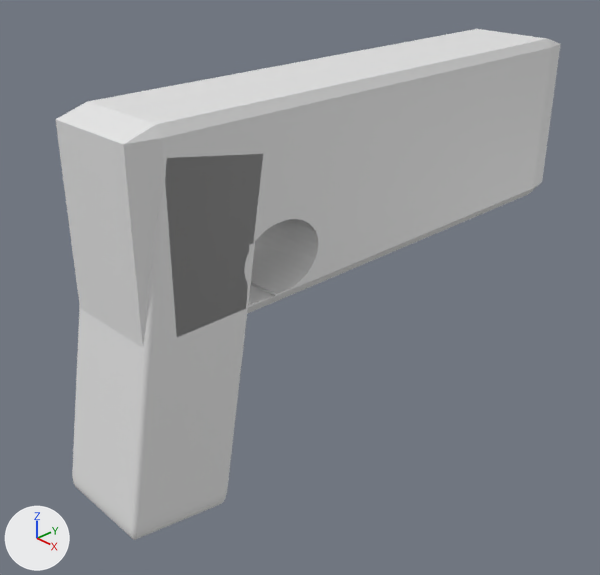
The Blender file src/main/Model/NewPistolModel2.blend as it was, and as the next commit left it.
Before and after are seen from a camera (50 mm lens) standing at (0.309, -0.202, 0.196) and looking at (-0.016, 0.11, -0.023). Every picture has the same lights, and +X, +Y and +Z are marked at lower left.
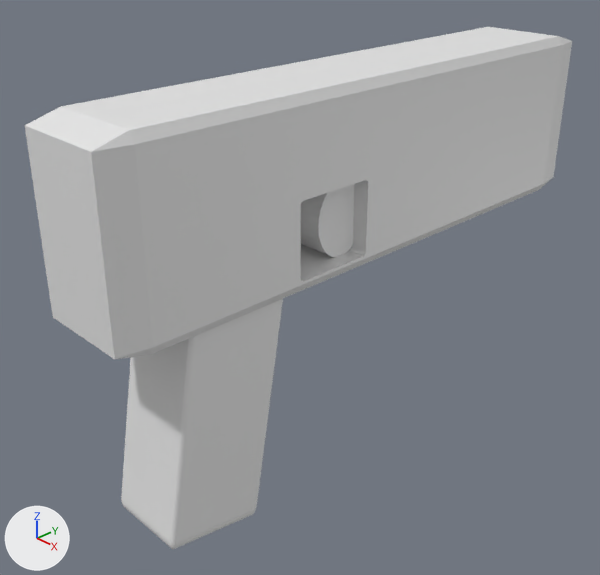
ob_cube_003 is not drawn itself; it is used by a modifier of ob_cube_001.

Location of each change, (x1, y1, x2, y2) in pixels of the pictures (600 x 575 px):
'Cube.001', reshaped, rescaled, modifiers changed, moved (8% wider)
    before: (55, 29, 561, 348)
    after: (25, 27, 572, 359)
'Cube', moved, rescaled (15% narrower, 35% shorter)
    before: (72, 154, 263, 540)
    after: (121, 299, 283, 549)
'Cylinder', shown
    after: (301, 184, 354, 257)

Edits to the bpy script that builds the scene:
```text
Change ob_cube:
    ob_cube.location: (0.0, 0.0, 0.0) -> (0.0, 0.0194, -0.0548)
    ob_cube.scale: (0.03, 0.03, 0.1) -> (0.025, 0.03, 0.07)
Change ob_cube_001:
    ob_cube_001.scale: (0.03, 0.165, 0.0519) -> (0.03, 0.18, 0.0519)
    where _m = ob_cube_001.modifiers.new('Boolean', 'BOOLEAN')
    remove _m.object = ob_cylinder
    where _m = ob_cube_001.modifiers.new('Boolean.001', 'BOOLEAN')
    add _m = ob_cube_001.modifiers.new('Boolean.002', 'BOOLEAN')
    add _m = ob_cube_001.modifiers.new('Boolean.003', 'BOOLEAN')
    _m.object: ob_cube_003 -> ob_cube_002
    add _m = ob_cube_001.modifiers.new('Boolean.004', 'BOOLEAN')
Remove ob_cube_003:
    ob_cube_003 = bpy.data.objects.new('Cube.003', me_cube_003)
    ob_cube_003.location = (0.00317, 0.0403, 0.0251)
    ob_cube_003.rotation_euler = (3.057, 0.0, 0.0)  # degrees (175, 0, 0)
    ob_cube_003.scale = (0.0372, 0.00952, 0.0157)
    ob_cube_003.hide_set(True)
Change ob_cylinder:
    ob_cylinder.location: (0.0023, 0.0537, 0.0289) -> (0.0, 0.1062, 0.0322)
    remove ob_cylinder.hide_set(True)
    ob_cylinder.scale: (0.0192, 0.025, 0.0409) -> (0.0225, 0.0176, 0.02)
```
